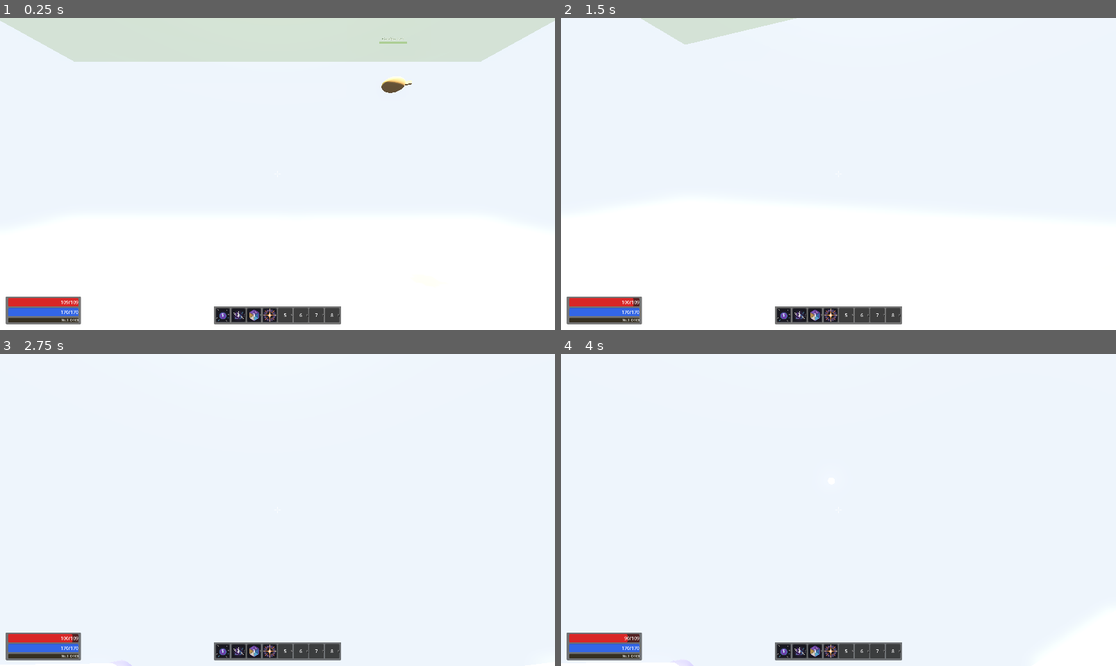
Above: before the commit, frames 1-4 (two rows, left to right).
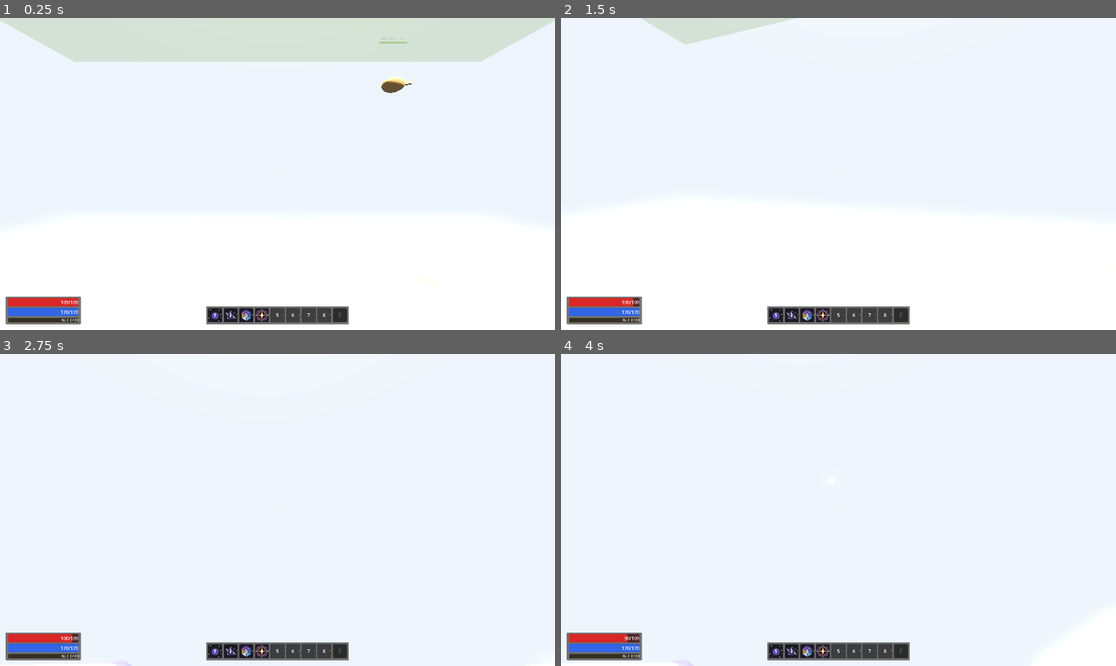
Above: after the commit, the same moments.

Repository: Jouyancito/another-game-of-dungeon
Game: Godot game, scene res://scenes/main/main.tscn
Same seed, same stepped clock (60 frames per second), same inputs: the game is played once before the commit and once after it. This scene is started directly instead of the project's main scene.
Inputs (mouse positions are in pixels of both pictures, inside the frame that each line leads up to):
- Up to frame 1 (0.25 s): no input
- Up to frame 2 (1.5 s): tap Enter at 0.5 s; move the mouse to (866, 174) at 0.52 s; hold Ctrl (crouch) 0.53-1.28 s; hold W (move_forward) from 0.53 s (still down); click (866, 174) at 0.67 s; tap Space (jump) at 0.77, 1.07 s; tap Shift (sprint) at 0.8, 1.35 s; move the mouse to (810, 174) at 1.27 s; click (810, 174) at 1.42 s
- Up to frame 3 (2.75 s): keep holding W (move_forward); tap Space (jump) at 1.52, 1.82, 2.3 s; tap F (toggle_torch) at 1.55 s; move the mouse to (288, 503) at 2.02 s; hold F (toggle_torch) from 2.03 s (still down); click (288, 503) at 2.17 s
- Up to frame 4 (4 s): keep holding W (move_forward); move the mouse to (832, 516) at 2.77 s; release F (toggle_torch) at 2.78 s; tap Space (jump) at 2.85, 3.02, 3.32, 3.5, 3.77 s; click (832, 516) at 2.92 s; tap Ctrl (crouch) at 3.05 s; move the mouse to (877, 513) at 3.52 s; hold Ctrl (crouch) from 3.53 s (still down); click (877, 513) at 3.67 s; tap Shift (sprint) at 3.8 s

The runs differ from the first frame. In frame 1, 0.6% of the frame differs, in the area x 37-63%, y 92-99%; in frame 2, 0.6%; in frame 3, 0.6%; in frame 4, 0.6%.

Commit message:
feat(player/hud): downed crawl mechanic + last breath bar + torch slot UI
Two intertwined UX upgrades driven by playtest feedback 2026-04-23.

1) Downed rework — crawl with decreasing speed

Canon change: downed_time_s default 30s → 15s. Coop-era 30s was dead
time in singleplayer (black screen, no feedback). 15s with crawl gives
real gameplay.

base_player.gd _physics_process downed branch now permits WASD with
a speed multiplier that decays through three canon tiers:
- 15s-5s remaining: speed × 0.5  (crawl normal, 10s window)
- 5s-2s remaining:  speed × 0.3  (failing, 3s window)
- 2s-0s remaining:  speed × 0.1  (nearly immobile, 2s window)

No sprint, no crouch, no jump, no attack — input is blocked in
_unhandled_input (prior commit). Gravity still applies so the body
doesn't float.

2) Last Breath bar — visible countdown during downed

hud.gd builds a red panel anchored top-center at _ready:
- Label "ÚLTIMO ALIENTO  X.Xs" with live countdown
- ProgressBar 0%-100% mirroring _downed_time_left / downed_time_s
- Panel visible=true only while is_downed. Hides on revive or death.

Updated every frame via _process → _update_last_breath_and_torch.
If the bar stops draining, the timer is dead — easier to diagnose
than waiting 30s in a black screen.

3) Torch slot — visible square next to the 8-hotbar with state

User couldn't tell if the torch was equipped or lit, nor how to
unequip. Added a 50×50 panel as the 9th child of HotbarSlots:
- Icon of the equipped light-slot item (ItemDatabase.icon)
- Placeholder "F" when nothing equipped
- Corner label "ON" (gold) / "OFF" (grey) based on whether
  player._torch_light is instantiated
- Left click = toggle_torch() (same as F)
- Right click = unequip_slot("light") — returns it to inventory
- Tooltip explains the bindings

No hud.tscn changes — everything built dynamically from _ready.

Diff:
--- a/game/scenes/hud/hud.gd
+++ b/game/scenes/hud/hud.gd
@@ -28,6 +28,17 @@
 var _current_target: Node = null  # referencia al BaseEnemy apuntado
 var _target_hide_timer := 0.0     # se oculta 1.5s después de dejar de apuntar
 
+# Last breath — barra visible durante downed, countdown hasta muerte real
+var _last_breath_panel: PanelContainer
+var _last_breath_bar: ProgressBar
+var _last_breath_label: Label
+
+# Torch slot — panel visible al lado del hotbar con antorcha equipada + estado
+var _torch_slot_panel: PanelContainer
+var _torch_slot_icon: TextureRect
+var _torch_slot_placeholder: Label
+var _torch_slot_status: Label
+
 func _ready() -> void:
 	add_to_group("hud")
 	death_screen.visible = false
@@ -36,6 +47,9 @@
 	_build_pickup_hint()
 	_build_target_frame()
 	_wire_hotbar_slots()
+	_build_last_breath_bar()
+	_build_torch_slot()
+	set_process(true)
 
 
 # ── Hotbar drag&drop ─────────────────────────────────────────────────────────
@@ -224,6 +238,9 @@
 
 
 func _process(delta: float) -> void:
+	# Update tick para last-breath bar (durante downed) y estado del torch slot.
+	_update_last_breath_and_torch()
+
 	# Actualizar HP bar en vivo si hay un target
 	if _current_target != null:
 		if not is_instance_valid(_current_target) or _current_target.is_dead:
@@ -400,3 +417,170 @@
 	if event is InputEventKey and event.pressed and not event.echo:
 		if event.keycode == KEY_R:
 			get_tree().reload_current_scene()
+
+
+# ──────────────────────────────────────────────────────────────────────
+# Last Breath — barra de countdown visible durante downed
+# ──────────────────────────────────────────────────────────────────────
+
+func _build_last_breath_bar() -> void:
+	_last_breath_panel = PanelContainer.new()
+	_last_breath_panel.anchor_left = 0.5
+	_last_breath_panel.anchor_right = 0.5
+	_last_breath_panel.anchor_top = 0.0
+	_last_breath_panel.offset_left = -160.0
+	_last_breath_panel.offset_right = 160.0
+	_last_breath_panel.offset_top = 80.0
+	_last_breath_panel.offset_bottom = 130.0
+	_last_breath_panel.visible = false
+	_last_breath_panel.mouse_filter = Control.MOUSE_FILTER_IGNORE
+
+	var vbox := VBoxContainer.new()
+	vbox.alignment = BoxContainer.ALIGNMENT_CENTER
+	vbox.add_theme_constant_override("separation", 2)
+	_last_breath_panel.add_child(vbox)
+
+	_last_breath_label = Label.new()
+	_last_breath_label.text = "ÚLTIMO ALIENTO"
+	_last_breath_label.horizontal_alignment = HORIZONTAL_ALIGNMENT_CENTER
+	_last_breath_label.add_theme_font_size_override("font_size", 14)
+	_last_breath_label.add_theme_color_override("font_color", Color(1.0, 0.3, 0.3, 1.0))
+	vbox.add_child(_last_breath_label)
+
+	_last_breath_bar = ProgressBar.new()
+	_last_breath_bar.custom_minimum_size = Vector2(280, 18)
+	_last_breath_bar.show_percentage = false
+	_last_breath_bar.max_value = 1.0
+	_last_breath_bar.value = 1.0
+	var bg_style := StyleBoxFlat.new()
+	bg_style.bg_color = Color(0.15, 0.0, 0.0, 0.85)
+	bg_style.corner_radius_top_left = 3
+	bg_style.corner_radius_top_right = 3
+	bg_style.corner_radius_bottom_left = 3
+	bg_style.corner_radius_bottom_right = 3
+	var fill_style := StyleBoxFlat.new()
+	fill_style.bg_color = Color(0.9, 0.15, 0.15, 1.0)
+	fill_style.corner_radius_top_left = 3
+	fill_style.corner_radius_top_right = 3
+	fill_style.corner_radius_bottom_left = 3
+	fill_style.corner_radius_bottom_right = 3
+	_last_breath_bar.add_theme_stylebox_override("background", bg_style)
+	_last_breath_bar.add_theme_stylebox_override("fill", fill_style)
+	vbox.add_child(_last_breath_bar)
+
+	add_child(_last_breath_panel)
+
+
+# ──────────────────────────────────────────────────────────────────────
+# Torch slot — icono al lado del hotbar con antorcha equipada + estado
+# ──────────────────────────────────────────────────────────────────────
+
+func _build_torch_slot() -> void:
+	_torch_slot_panel = PanelContainer.new()
+	_torch_slot_panel.custom_minimum_size = Vector2(50, 50)
+	_torch_slot_panel.mouse_filter = Control.MOUSE_FILTER_STOP
+	_torch_slot_panel.tooltip_text = "Antorcha — [F] encender/apagar, click derecho para desequipar"
+
+	var bg_style := StyleBoxFlat.new()
+	bg_style.bg_color = Color(0.1, 0.1, 0.1, 0.8)
+	bg_style.border_width_top = 2
+	bg_style.border_width_bottom = 2
+	bg_style.border_width_left = 2
+	bg_style.border_width_right = 2
+	bg_style.border_color = Color(0.3, 0.25, 0.15, 1.0)
+	bg_style.corner_radius_top_left = 4
+	bg_style.corner_radius_top_right = 4
+	bg_style.corner_radius_bottom_left = 4
+	bg_style.corner_radius_bottom_right = 4
+	_torch_slot_panel.add_theme_stylebox_override("panel", bg_style)
+
+	_torch_slot_icon = TextureRect.new()
+	_torch_slot_icon.expand_mode = TextureRect.EXPAND_IGNORE_SIZE
+	_torch_slot_icon.stretch_mode = TextureRect.STRETCH_KEEP_ASPECT_CENTERED
+	_torch_slot_icon.mouse_filter = Control.MOUSE_FILTER_IGNORE
+	_torch_slot_panel.add_child(_torch_slot_icon)
+
+	# Placeholder cuando no hay antorcha equipada (texto "F").
+	_torch_slot_placeholder = Label.new()
+	_torch_slot_placeholder.text = "F"
+	_torch_slot_placeholder.horizontal_alignment = HORIZONTAL_ALIGNMENT_CENTER
+	_torch_slot_placeholder.vertical_alignment = VERTICAL_ALIGNMENT_CENTER
+	_torch_slot_placeholder.add_theme_font_size_override("font_size", 22)
+	_torch_slot_placeholder.add_theme_color_override("font_color", Color(0.5, 0.5, 0.5, 0.7))
+	_torch_slot_placeholder.mouse_filter = Control.MOUSE_FILTER_IGNORE
+	_torch_slot_placeholder.anchor_right = 1.0
+	_torch_slot_placeholder.anchor_bottom = 1.0
+	_torch_slot_panel.add_child(_torch_slot_placeholder)
+
+	# Indicador pequeño de estado on/off (esquina superior-derecha).
+	_torch_slot_status = Label.new()
+	_torch_slot_status.text = ""
+	_torch_slot_status.add_theme_font_size_override("font_size", 10)
+	_torch_slot_status.mouse_filter = Control.MOUSE_FILTER_IGNORE
+	_torch_slot_status.anchor_left = 1.0
+	_torch_slot_status.anchor_right = 1.0
+	_torch_slot_status.offset_left = -20.0
+	_torch_slot_status.offset_top = 2.0
+	_torch_slot_status.offset_right = -2.0
+	_torch_slot_status.offset_bottom = 14.0
+	_torch_slot_panel.add_child(_torch_slot_status)
+
+	_torch_slot_panel.gui_input.connect(_on_torch_slot_gui_input)
+	hotbar_slots.add_child(_torch_slot_panel)
+
+
+func _on_torch_slot_gui_input(event: InputEvent) -> void:
+	if _player == null:
+		return
+	if event is InputEventMouseButton and event.pressed:
+		if event.button_index == MOUSE_BUTTON_LEFT:
+			# Click izq = toggle encender/apagar — equivalente a F.
+			if _player.has_method("toggle_torch"):
+				_player.toggle_torch()
+		elif event.button_index == MOUSE_BUTTON_RIGHT:
+			# Click der = desequipar y devolver al inventario.
+			if _player.has_method("unequip_slot"):
+				_player.unequip_slot("light")
+
+
+func _update_last_breath_and_torch() -> void:
+	if _player == null or not is_instance_valid(_player):
+		return
+
+	# Last breath bar — visible solo durante is_downed.
+	var downed: bool = _player.get("is_downed") == true
+	if downed:
+		var time_left: float = float(_player.get("_downed_time_left"))
+		var total: float = float(_player.get("downed_time_s"))
+		if total > 0.0:
+			_last_breath_bar.value = clampf(time_left / total, 0.0, 1.0)
+		_last_breath_label.text = "ÚLTIMO ALIENTO  %0.1fs" % maxf(time_left, 0.0)
+		_last_breath_panel.visible = true
+	else:
+		_last_breath_panel.visible = false
+
+	# Torch slot — icon, placeholder y estado encendido.
+	var equipment = _player.get("equipment")
+	var entry: Dictionary = {}
+	if equipment != null and equipment.has_method("get_slot"):
+		entry = equipment.get_slot("light")
+	var has_torch: bool = not entry.is_empty() and entry.get("item_id", "") != ""
+	if has_torch:
+		var item_data: Dictionary = ItemDatabase.get_item(entry["item_id"])
+		var icon: Texture2D = item_data.get("icon", null)
+		_torch_slot_icon.texture = icon
+		_torch_slot_icon.visible = icon != null
+		_torch_slot_placeholder.visible = icon == null
+		# On/off — leemos directo del player.
+		var lit: bool = _player.get("_torch_light") != null
+		if lit:
+			_torch_slot_status.text = "ON"
+			_torch_slot_status.add_theme_color_override("font_color", Color(1.0, 0.85, 0.3, 1.0))
+		else:
+			_torch_slot_status.text = "OFF"
+			_torch_slot_status.add_theme_color_override("font_color", Color(0.55, 0.55, 0.55, 1.0))
+	else:
+		_torch_slot_icon.texture = null
+		_torch_slot_icon.visible = false
+		_torch_slot_placeholder.visible = true
+		_torch_slot_status.text = ""
--- a/game/scenes/player/base_player.gd
+++ b/game/scenes/player/base_player.gd
@@ -86,8 +86,13 @@
 var is_dead := false
 # Downed state (canon MVP #5): el player entra acá ANTES de muerte real.
 # Si no revive en downed_time_s, _actual_die() se ejecuta y drop/loot se dispara.
+# Canon 2026-04-23: total 15s dividido en 3 tramos de arrastre — el player puede
+# crawlar hacia un aliado o lejos del peligro, pero se hace cada vez más lento.
+#   15s-5s restantes  → speed × 0.5 (arrastre normal, 10s)
+#   5s-2s restantes   → speed × 0.3 (agotándose, 3s)
+#   2s-0s restantes   → speed × 0.1 (apenas se mueve, 2s)
 var is_downed := false
-@export var downed_time_s: float = 30.0
+@export var downed_time_s: float = 15.0
 var _downed_time_left: float = 0.0
 var is_holding_attack := false
 var dash_locked := false  # PlayerSkills lo alza durante tween de Embestida — WASD y vel enemy overrides OFF.
@@ -564,12 +569,33 @@
 		move_and_slide()
 		return
 
-	# Downed state — no moverse, no regen, tickear timer. Si se agota → muerte real.
+	# Downed state — tickear timer + permitir arrastre con speed decreciente.
+	# Ver constantes arriba (línea ~92) para los tramos canon del crawl.
 	if is_downed:
-		velocity = Vector3.ZERO
 		_downed_time_left -= delta
 		if _downed_time_left <= 0.0:
 			_actual_die()
+			return
+		var crawl_mult: float = 0.5
+		if _downed_time_left <= 2.0:
+			crawl_mult = 0.1
+		elif _downed_time_left <= 5.0:
+			crawl_mult = 0.3
+		# Gravedad simple (sin jump, sin knockback nuevo durante downed).
+		if not is_on_floor():
+			velocity.y -= gravity * delta
+		else:
+			velocity.y = 0.0
+		# WASD básico — el player puede arrastrarse hacia aliados/salida.
+		# NO sprint, NO crouch, NO jump.
+		var input_dir := Input.get_vector("move_left", "move_right", "move_forward", "move_backward")
+		var direction := (transform.basis * Vector3(input_dir.x, 0, input_dir.y)).normalized()
+		if direction:
+			velocity.x = direction.x * speed * crawl_mult
+			velocity.z = direction.z * speed * crawl_mult
+		else:
+			velocity.x = 0.0
+			velocity.z = 0.0
 		move_and_slide()
 		return
 
